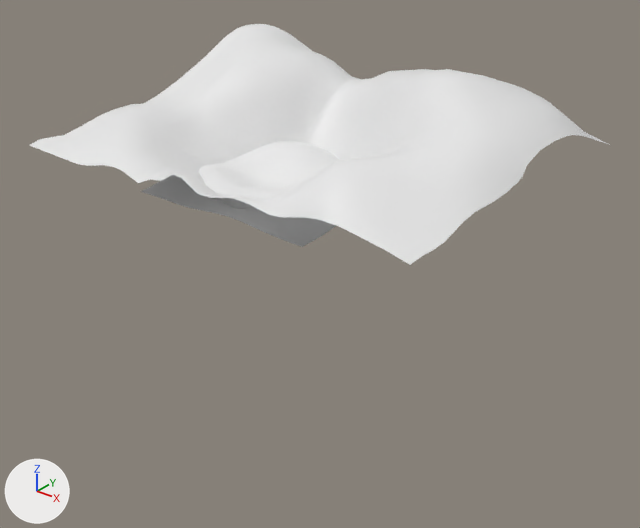
The FBX model Paleontojam_Game/Assets/3Dmodels/groundObj.fbx, before and after one commit.
Rendered twice from a camera (50 mm lens) standing at (59.5, -64.8, 32.5) and looking at (7.4, 0.4, -7.9). Lighting does not change. The marker at lower left points along +X, +Y and +Z. Where no turn or scale is listed for an object, it has been applied to the vertices.

In view in the first picture: 'backgroundRocks', 'deformableTerrain'.
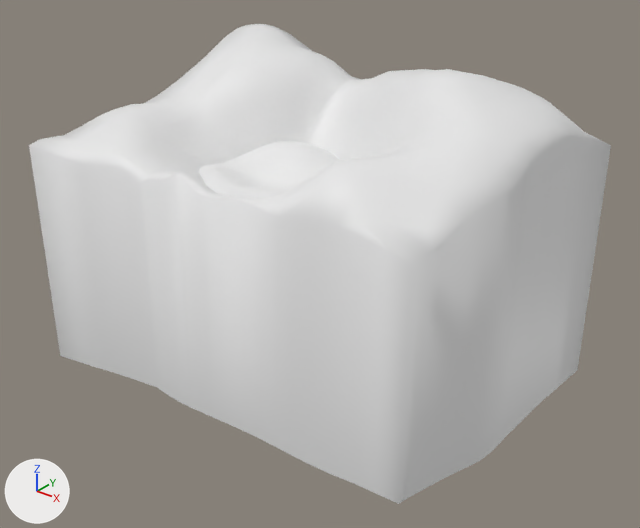
Where the newer file only moved an object's origin or applied its transform, the numbers keep the older frame.

Pixel boxes (x1, y1, x2, y2) of what changed, in the pictures (640 x 528 px):
'backgroundRocks', reshaped (99% taller): before (30, 24, 607, 265); after (29, 24, 611, 504)
part 1 of me_plane_002, added: after (29, 135, 611, 504)

What the commit changed:
Material 'corteTierra' (mat_cortetierra) is new.
Its base color is (0.8, 0.8, 0.8) (white #e7e7e7).
Material 'Roca' (mat_roca) is new.
Its base color is (0.8, 0.8, 0.8) (white #e7e7e7).
me_plane_002 is used by ob_backgroundrocks; location (0.0, 0.0, 0.0).
me_plane_002 had 377 vertices, 564 faces and spanned x -17.7..29.6, y -15.6..18.5, z -2.8..12.4.
me_plane_002 now has 460 vertices, 647 faces and spans x -17.7..29.6, y -15.6..18.5, z -21.1..12.4.
Part 1, on me_plane_002:
78 vertices are added at x -17.7..29.6, y -15.6..18.5, z -21.1.
5 new vertices lie (0.0, 0.0, -24.5) away from vertices in x -8.3..27.2, y -13.7..-8.6, z 3.4.
83 new faces join them, mat_cortetierra (white #e7e7e7).
me_plane_002 now uses material mat_roca (white #e7e7e7).
me_plane_002 now uses material mat_cortetierra (white #e7e7e7).
